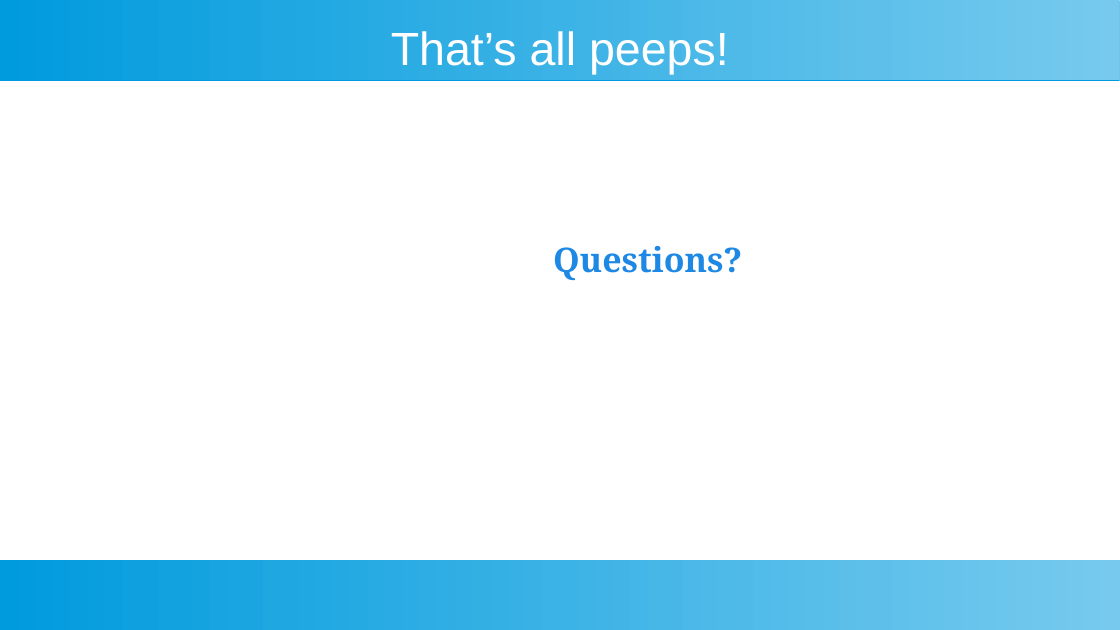
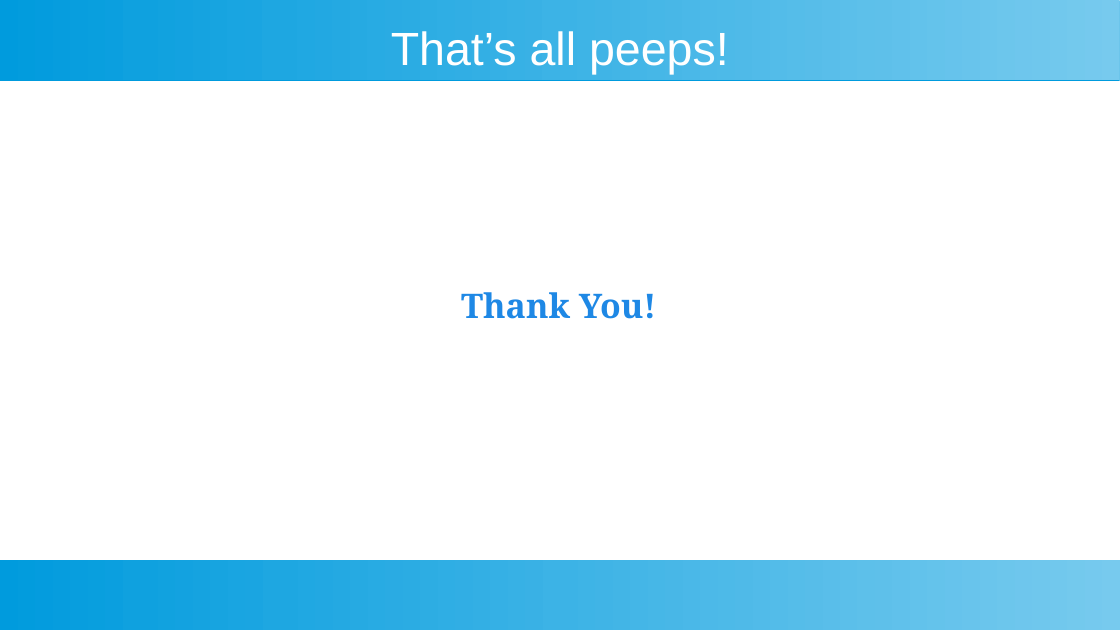
Before and after one commit to M-Vaittinen/babblings, a slide deck: slide 23 of PMIC/PMIC-babblings.odp (slide 22 before the commit). Drawn at 1120x630 pixels with LibreOffice and Linux fonts; fonts in the diff are those of the drawing. Boxes give left, top, right and bottom in pixels: in the first picture for what was removed or moved away, otherwise in the second. Text is boxed around its words. In the diff, an @@ line names an element or a change of style, - is before the commit and + after.

```diff
--- a/PMIC/PMIC-babblings.odp
+++ b/PMIC/PMIC-babblings.odp
@@ text removed at box(553, 246, 742, 280) @@
-Questions?
@@ text added at box(461, 292, 656, 319), 24 pt, text #1E88E5, bold @@
+Thank You!
```
Also in this commit, not shown: 2 other slides changed, 1 slide added.
